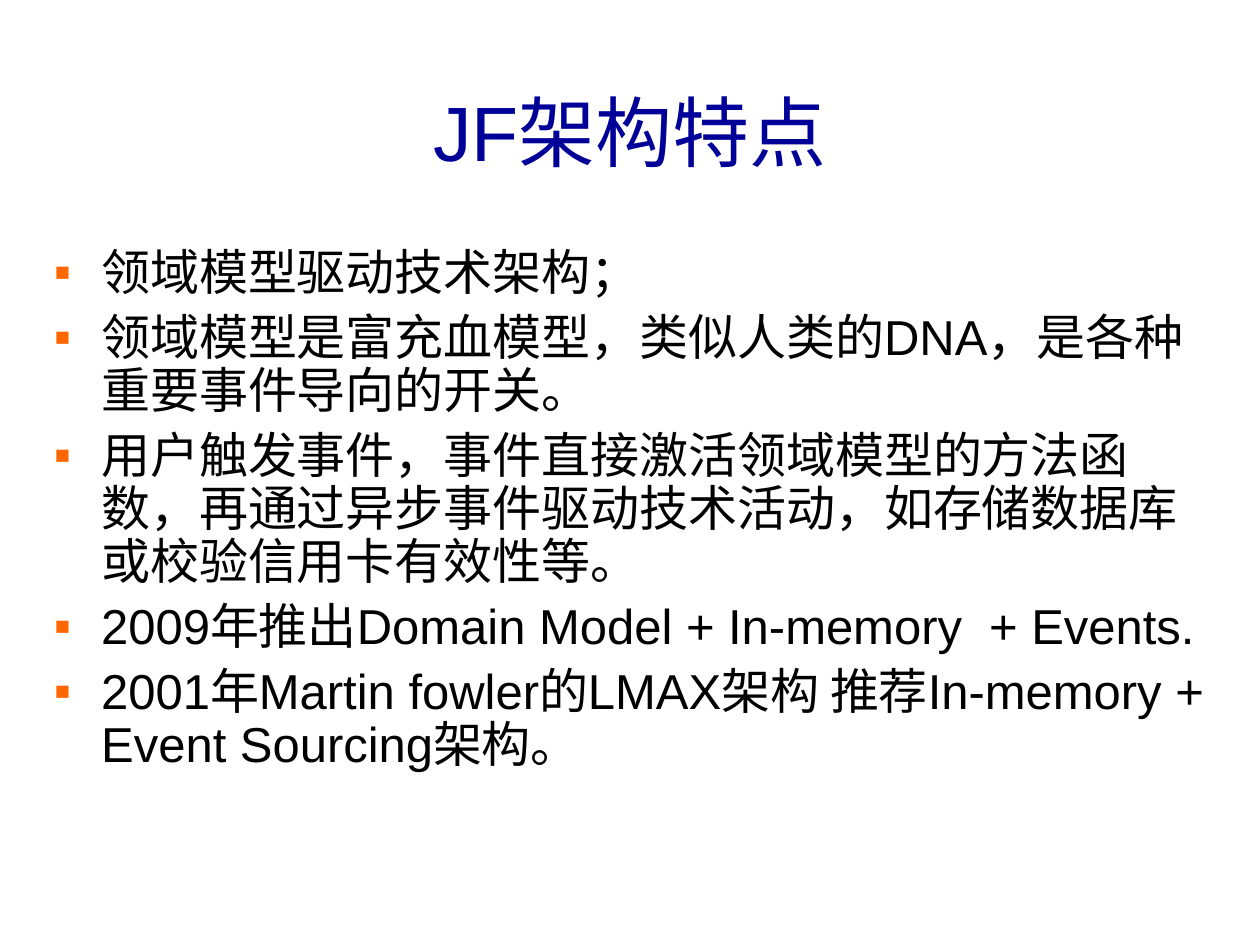
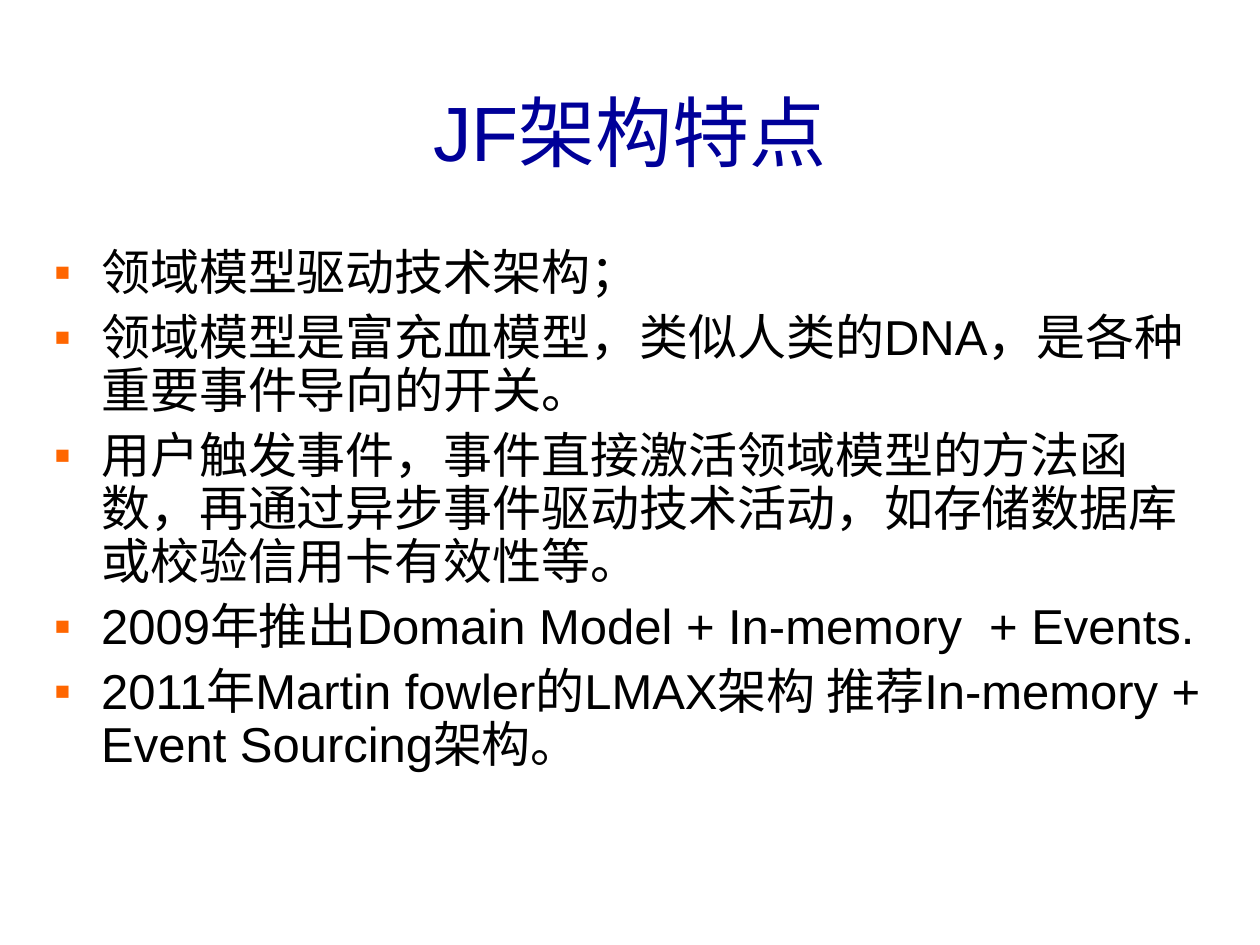
Before and after one commit to banq/jdonframework, a slide deck: slide 9 of doc/chinese/JdonFramework.ppt. Drawn at 1260x945 pixels with LibreOffice and Linux fonts; fonts in the diff are those of the drawing; background and template pictures are left out. Boxes give left, top, right and bottom in pixels: in the first picture for what was removed or moved away, otherwise in the second. Text is boxed around its words. In the diff, an @@ line names an element or a change of style, - is before the commit and + after.

```diff
--- a/doc/chinese/JdonFramework.ppt
+++ b/doc/chinese/JdonFramework.ppt
@@ text at <box>101,667,1158,772</box>: text changed @@
-▪ 2001年Martin fowler的LMAX架构 推荐In-memory + Event Sourcing架构。
+▪ 2011年Martin fowler的LMAX架构 推荐In-memory + Event Sourcing架构。
```
Also in this commit, not shown: 3 other slides changed, 19 other files.
